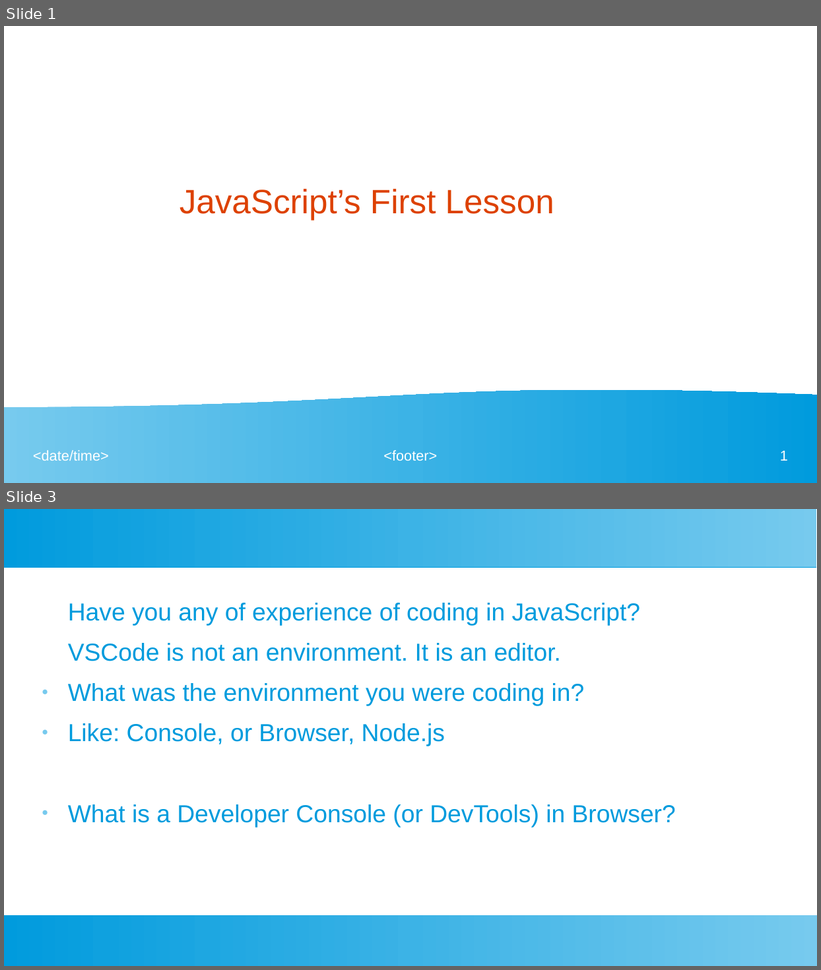
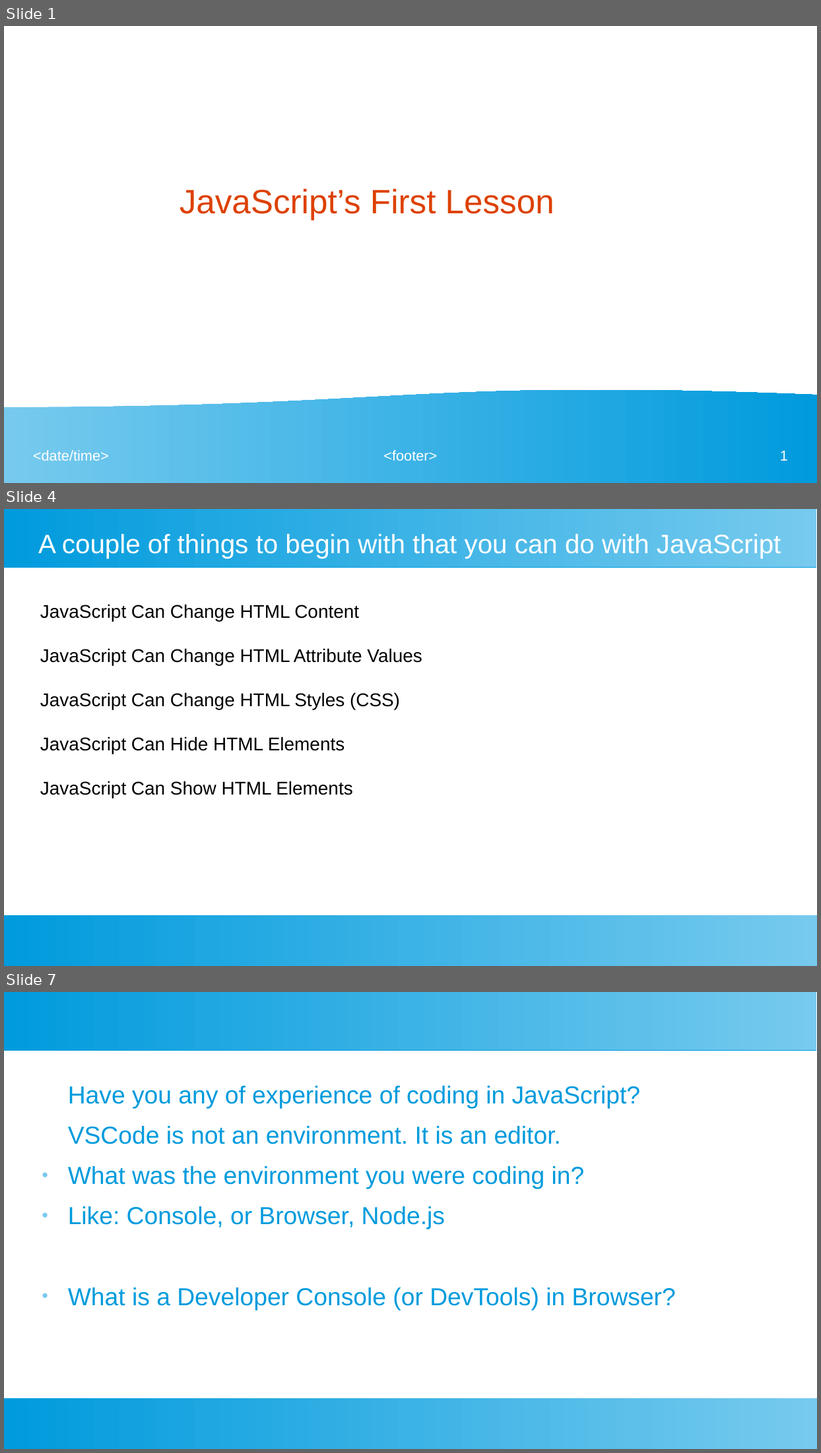
Before and after one commit to ashishjain1547/public_lessons_in_javascript, a slide deck: 1_JavaScript Intro/JavaScript's First Lesson.odp. Shown one above the other, each under a label of ours: slides 1 and 3 before the commit, slides 1, 4 and 7 after it; the slides between them are not shown. The pictures are 821x970 and 821x1453 pixels, drawn with LibreOffice and Linux fonts; fonts in the diff are those of the drawing. Boxes give left, top, right and bottom in pixels: in the first picture for what was removed or moved away, otherwise in the second. Text is boxed around its words. In the diff, an @@ line names an element or a change of style, - is before the commit and + after.

```diff
--- a/1_JavaScript Intro/JavaScript's First Lesson.odp
+++ b/1_JavaScript Intro/JavaScript's First Lesson.odp
@@ slide 4 added at (x1=4, y1=509, x2=817, y2=966), background #FFFFFF; not listed: 2 template elements that a slide beside it also shows @@
@@ title added at (x1=38, y1=533, x2=781, y2=559), 26 pt, text #FFFFFF @@
+A couple of things to begin with that you can do with JavaScript
@@ text added at (x1=40, y1=604, x2=422, y2=798), 18 pt, text #000000 @@
+JavaScript Can Change HTML Content
+JavaScript Can Change HTML Attribute Values
+JavaScript Can Change HTML Styles (CSS)
+JavaScript Can Hide HTML Elements
+JavaScript Can Show HTML Elements
@@ what was slide 3 is now slide 7 @@
```
Also in this commit, not shown: 1 slide changed, 4 other slides added, 2 slides removed, 18 other files.
